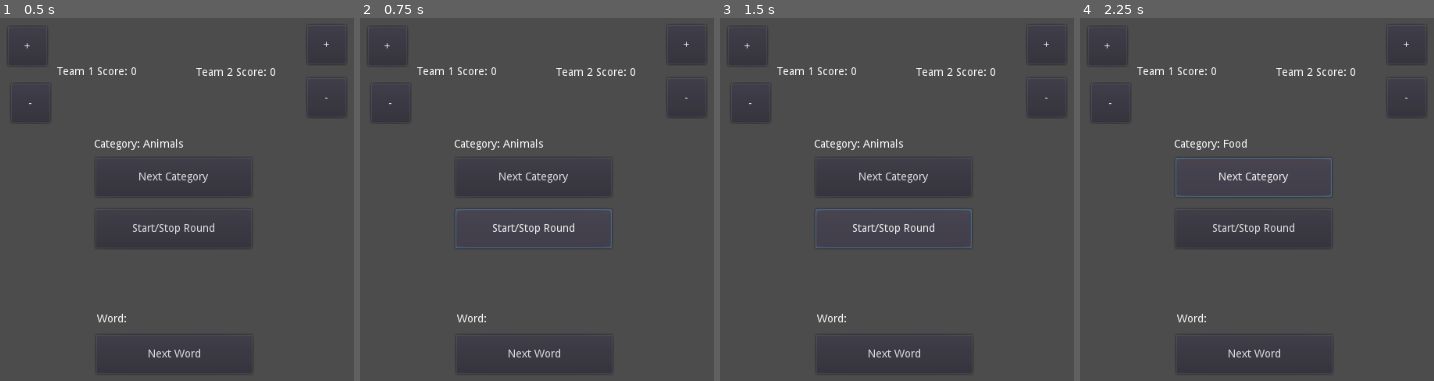
Above: before the commit, frames 1-4 (left to right).
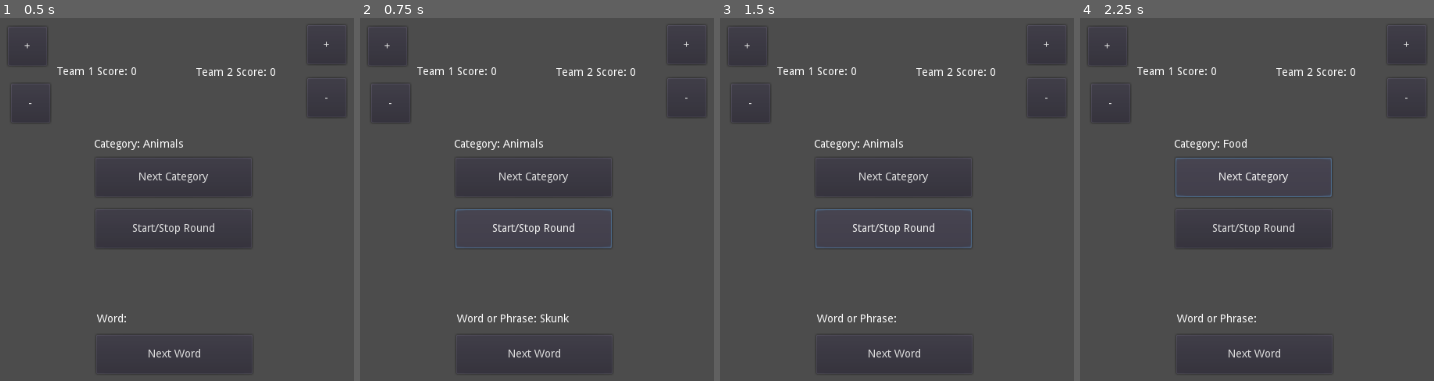
Above: after the commit, the same moments.

Repository: marshallcouch/prototypes
Game: Godot game, scene res://dont_say_the_word.tscn
Two runs of this game, one before a commit and one after it. Both use one fixed random seed, a clock stepped at 60 frames per second and the inputs below.
Inputs:
- Up to frame 1 (0.5 s): no input
- Up to frame 2 (0.75 s): click "Start/Stop Round" at 0.5 s
- Up to frame 3 (1.5 s): click "Start/Stop Round" at 1.25 s
- Up to frame 4 (2.25 s): click "Next Category" at 2 s

Frame 1 is identical in both runs. In frame 2, 0.3% of the frame differs, in the area x 35-60%, y 81-85%; in frame 3, 0.2%; in frame 4, 0.2%.

Commit message:
game logic done aside from maybe some edge cases I probably won't address.  Now to just build out the lists.

Diff:
--- a/dont_say_the_word/dont_say_the_word.gd
+++ b/dont_say_the_word/dont_say_the_word.gd
@@ -12,6 +12,7 @@
 var speed_up:float = 0
 var last_beep_time:float = 0
 var duration
+var selected_list
 
 # Called when the node enters the scene tree for the first time.
 func _ready() -> void:
@@ -76,11 +77,16 @@
 func _on_start_stop_round_button_down() -> void:
 	if is_playing:
 		game_timer.stop()
+		$word_label.text = "Word or Phrase: "
 	else:
 		duration = rand_range(45,90)
 		speed_up = duration * 0.2
 		last_beep_time = duration
 		game_timer.start(duration)
+		selected_list = lists[lists["Lists"][list_selected]]
+		randomize()
+		selected_list.shuffle()
+		get_next_word_or_phrase()
 	is_playing = !is_playing
 
 func _process(delta: float) -> void:
@@ -101,3 +107,19 @@
 
 func buzz() -> void:
 	$buzz.play()
+
+
+func _on_next_word_button_button_down() -> void:
+	if is_playing:
+		get_next_word_or_phrase()
+
+
+func get_next_word_or_phrase() -> void:
+	if selected_list.size() == 0:
+		selected_list = lists["Random"]
+		if selected_list.size() == 0:
+			$word_label.text = "Restart the app to refresh words or choose another category"
+		else:
+			$word_label.text = "Word or Phrase: " + selected_list.pop_front()
+	else:
+		$word_label.text = "Word or Phrase: " + selected_list.pop_front()
--- a/dont_say_the_word/dont_say_the_word.tscn
+++ b/dont_say_the_word/dont_say_the_word.tscn
@@ -100,4 +100,5 @@
 [connection signal="button_down" from="team_two_up" to="." method="_on_team_two_up_button_down"]
 [connection signal="button_down" from="team_two_down" to="." method="_on_team_two_down_button_down"]
 [connection signal="button_down" from="next_category_button" to="." method="_on_next_category_button_button_down"]
+[connection signal="button_down" from="next_word_button" to="." method="_on_next_word_button_button_down"]
 [connection signal="button_down" from="start_stop_round" to="." method="_on_start_stop_round_button_down"]
